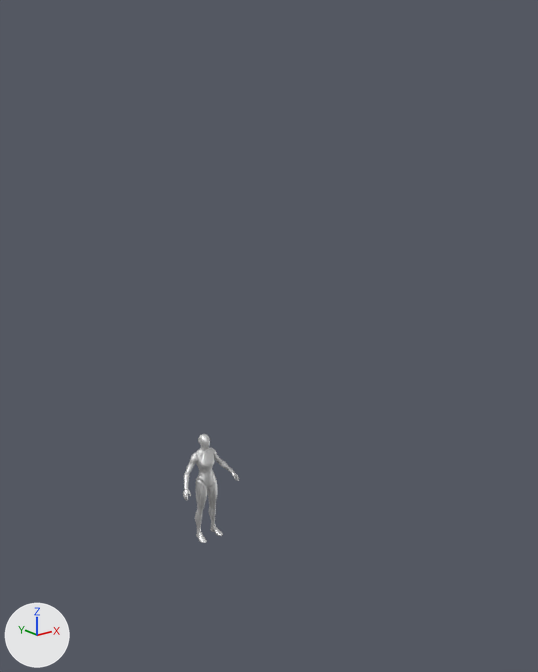
Two versions of the Blender file Medieval (UE)/arvores.blend, one commit apart.
Rendered twice from a camera (50 mm lens) standing at (-5.94, -6.57, 6.8) and looking at (0.06, 0.93, 3.8). The lights are fixed; the arrows at lower left show +X, +Y and +Z. The picture after the commit comes second.

In view in the first picture: 'SkeletalMeshComponent0_LOD2'.
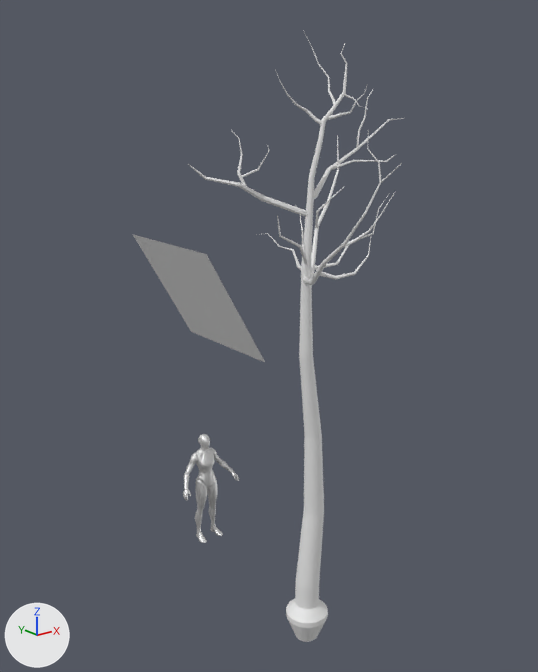
Commit message: props arvores

Where the change shows, as pixel boxes [x1, y1, x2, y2] in the pictures (538 x 672 px):
```json
{"object": "Arvore", "change": "added", "after": [266, 30, 402, 642]}
{"object": "Plane", "change": "added", "after": [133, 235, 265, 362]}
{"object": "Galho_Lado_Esquerdo", "change": "added", "after": [188, 130, 307, 217]}
{"object": "Galho_Lado_Direito", "change": "added", "after": [313, 90, 404, 199]}
```

Edits to the scene script, one JSON object a line:
```json
{"op": "add", "block": "me_plane", "code": ["me_plane = bpy.data.meshes.new('Plane')", "me_plane.from_pydata([(-1.0, -1.0, 0.0), (1.0, -1.0, 0.0), (-1.0, 1.0, 0.0), (1.0, 1.0, 0.0)], [], [(0, 1, 3, 2)])"]}
{"op": "add", "block": "me_cylinder_003", "code": ["me_cylinder_003 = bpy.data.meshes.new('Cylinder.003')", "me_cylinder_003.from_pydata(...)  # 96 vertices, 78 faces; spans x -13.0..4.2, y -17.5..1.0, z -1.0..48.0"]}
{"op": "add", "block": "me_cylinder_002", "code": ["me_cylinder_002 = bpy.data.meshes.new('Cylinder.002')", "me_cylinder_002.from_pydata(...)  # 90 vertices, 72 faces; spans x -27.3..1.1, y -4.5..7.0, z -14.6..1.3"]}
{"op": "add", "block": "me_cylinder_001", "code": ["me_cylinder_001 = bpy.data.meshes.new('Cylinder.001')", "me_cylinder_001.from_pydata(...)  # 3264 vertices, 2816 faces; spans x -7.2..9.6, y -11.8..7.8, z -4.3..44.2"]}
{"op": "add", "block": "ob_plane", "code": ["ob_plane = bpy.data.objects.new('Plane', me_plane)", "ob_plane.location = (0.0, 2.55, 4.02)", "ob_plane.rotation_euler = (0.0, 1.052, 0.0)  # degrees (0, 60, 0)"]}
{"op": "add", "block": "ob_galho_lado_direito", "code": ["ob_galho_lado_direito = bpy.data.objects.new('Galho_Lado_Direito', me_cylinder_003)", "ob_galho_lado_direito.location = (-0.02, 0.0, 5.74)", "ob_galho_lado_direito.rotation_euler = (-0.441, 0.937, -0.491)  # degrees (-25, 54, -28)", "ob_galho_lado_direito.scale = (0.0358, 0.0358, 0.0358)"]}
{"op": "add", "block": "ob_galho_lado_esquerdo", "code": ["ob_galho_lado_esquerdo = bpy.data.objects.new('Galho_Lado_Esquerdo', me_cylinder_002)", "ob_galho_lado_esquerdo.location = (-0.13, 0.0, 5.55)", "ob_galho_lado_esquerdo.rotation_euler = (-0.441, 0.937, -0.491)  # degrees (-25, 54, -28)", "ob_galho_lado_esquerdo.scale = (0.0473, 0.0473, 0.0473)"]}
{"op": "add", "block": "ob_arvore", "code": ["ob_arvore = bpy.data.objects.new('Arvore', me_cylinder_001)", "ob_arvore.location = (0.0, 0.0, 0.33)", "ob_arvore.scale = (0.165, 0.165, 0.165)"]}
```
